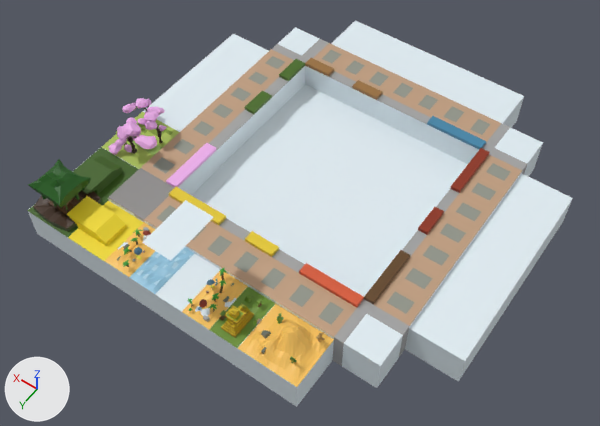
An edit to the Blender file CoTyPhu_Prototype/Assets/3DModels/GameBoard.blend, drawn before and after from the same camera.
One viewpoint serves both versions: a camera (50 mm lens) standing at (-4.68, 7.41, 10.73) and looking at (-0.1, 1.0, 0.65). The lights are fixed; the arrows at lower left show +X, +Y and +Z.
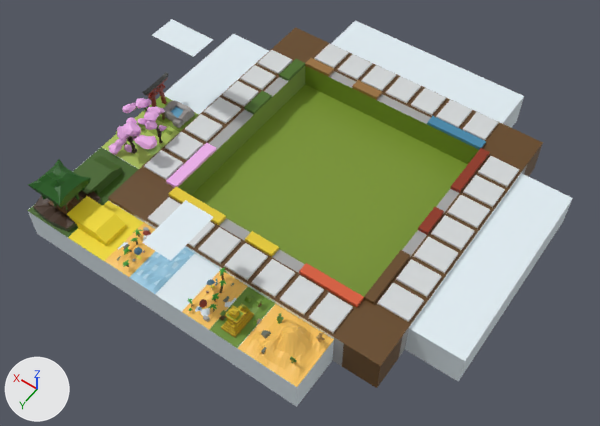
What differs and where, as boxes (x1, y1, x2, y2) in the pictures (600 x 426 px):
```json
{"object": "Plane", "change": "reshaped", "before": [27, 21, 573, 407], "after": [27, 19, 573, 407]}
{"part": 1, "of": "me_plane", "change": "added", "after": [142, 72, 199, 132]}
{"part": 2, "of": "me_plane", "change": "built on", "before": [141, 43, 522, 337], "after": [134, 39, 527, 343]}
{"part": 3, "of": "me_plane", "change": "added", "after": [152, 19, 213, 57]}
{"part": 4, "of": "me_plane", "change": "surface changed", "before": [108, 27, 543, 388], "after": [108, 27, 543, 388], "on screen": "white to green"}
```

Edits to the scene script, one JSON object a line:
```json
{"block": "me_plane", "where": "# used by ob_plane; location = (0.0, 0.0, 0.35); scale = (2.49, 2.49, 2.49)"}
{"op": "remove", "block": "me_plane", "code": "me_plane.from_pydata(...)  # 6625 vertices, 6911 faces, 2 loose edges; spans x -1.36..1.38, y -1.36..1.36, z -0.14..0.94"}
{"op": "add", "block": "me_plane", "code": "me_plane.from_pydata(...)  # 9889 vertices, 10269 faces; spans x -1.36..1.38, y -1.36..1.36, z -0.14..0.63"}
{"block": "me_plane", "change": "me_plane part 1: a new loose piece of 530 vertices spanning x 1.0..1.36, y 0.08..0.32, z 0.11..0.33, in mat_material_001 (picture img_imphenziapalette01_png)"}
{"block": "me_plane", "change": "me_plane part 2: 112 vertices removed from x -0.95..0.95, y -0.95..0.95, z 0.13; 2828 vertices added at x -0.99..0.99, y -0.99..0.99, z 0.13..0.15"}
{"block": "me_plane", "change": "me_plane part 3: 4 vertices added at x 1.0..1.36, y -0.1..0.1, z 0.63"}
{"block": "me_plane", "change": "me_plane part 4: 438 kept faces spanning x -1.0..1.26, y -1.0..1.33, z -0.14..0.19 get new texture (UV) coordinates"}
```
